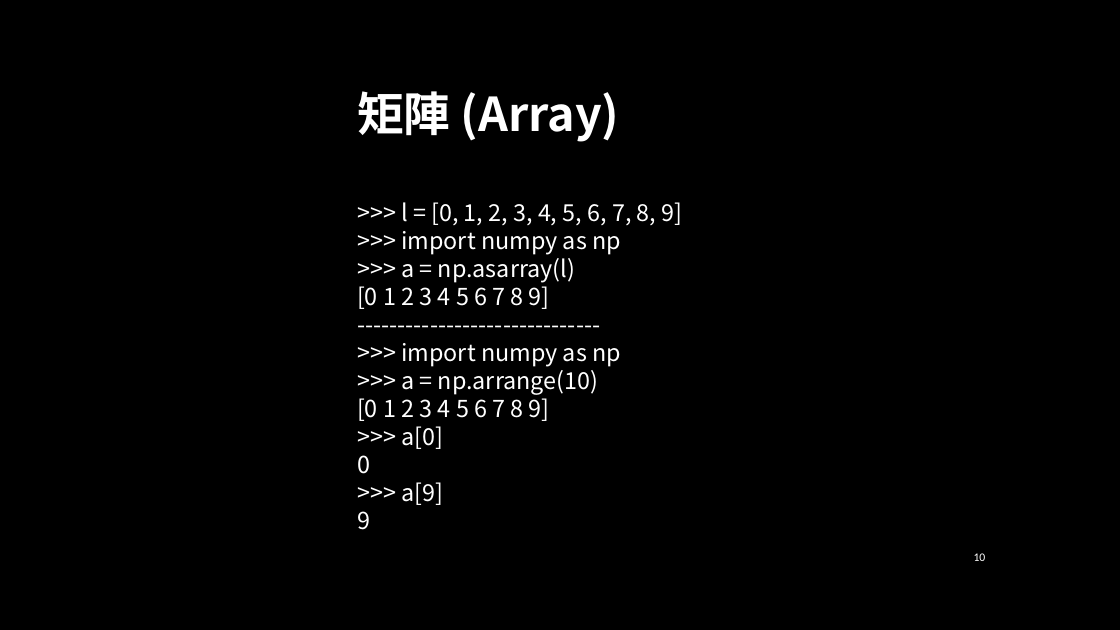
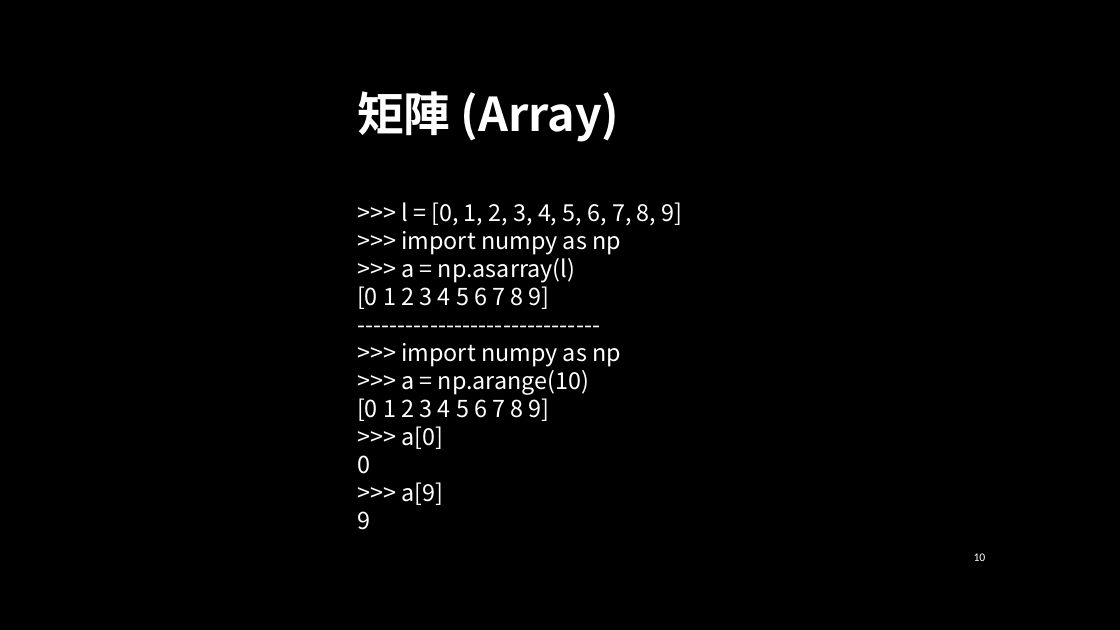
Before and after one commit to jiaweichang/biography, a slide deck: slide 10 of slides/10701/Multimedia_System/[W5] Basic Python3.pptx. Drawn at 1120x630 pixels with LibreOffice and Linux fonts; fonts in the diff are those of the drawing; background and template pictures are left out. Boxes give left, top, right and bottom in pixels: in the first picture for what was removed or moved away, otherwise in the second. Text is boxed around its words. In the diff, an @@ line names an element or a change of style, - is before the commit and + after.

```diff
--- a/slides/10701/Multimedia_System/[W5] Basic Python3.pptx
+++ b/slides/10701/Multimedia_System/[W5] Basic Python3.pptx
@@ text at <box>401,366,590,395</box>: text changed @@
->>> a = np.arrange(10)
+>>> a = np.arange(10)
```
Also in this commit, not shown: 1 other slide changed, 1 other file.
